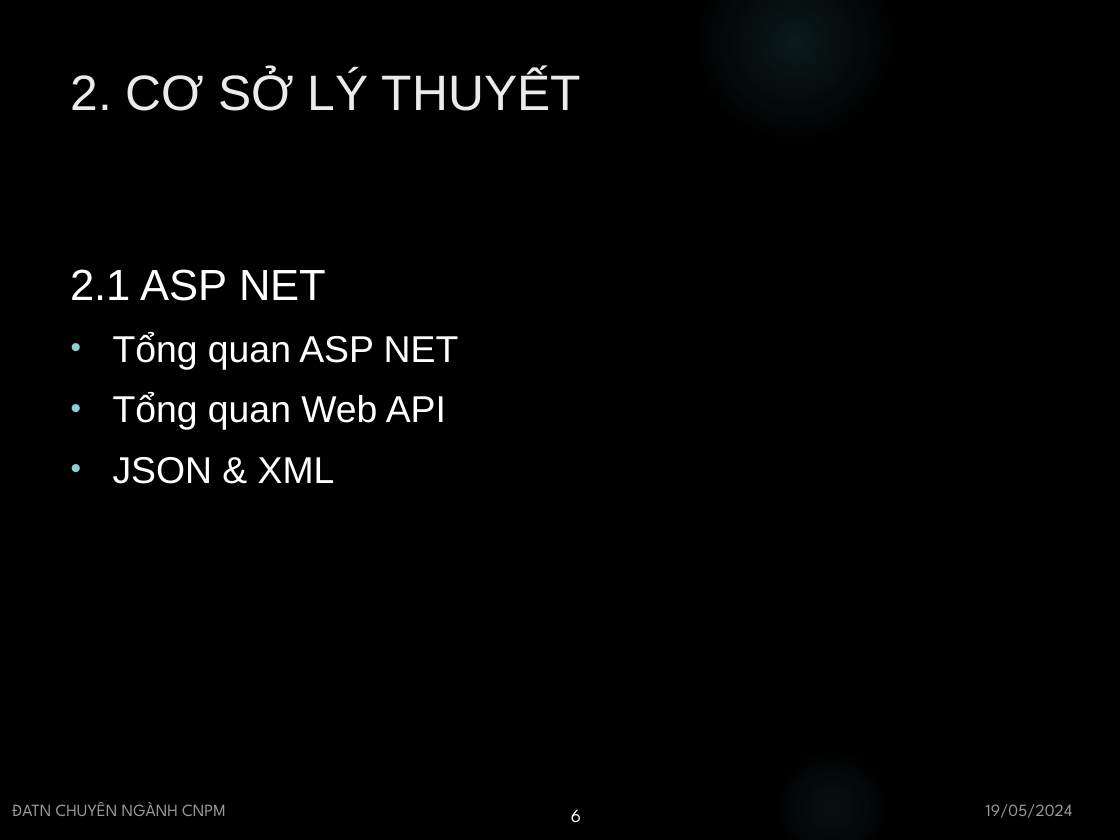
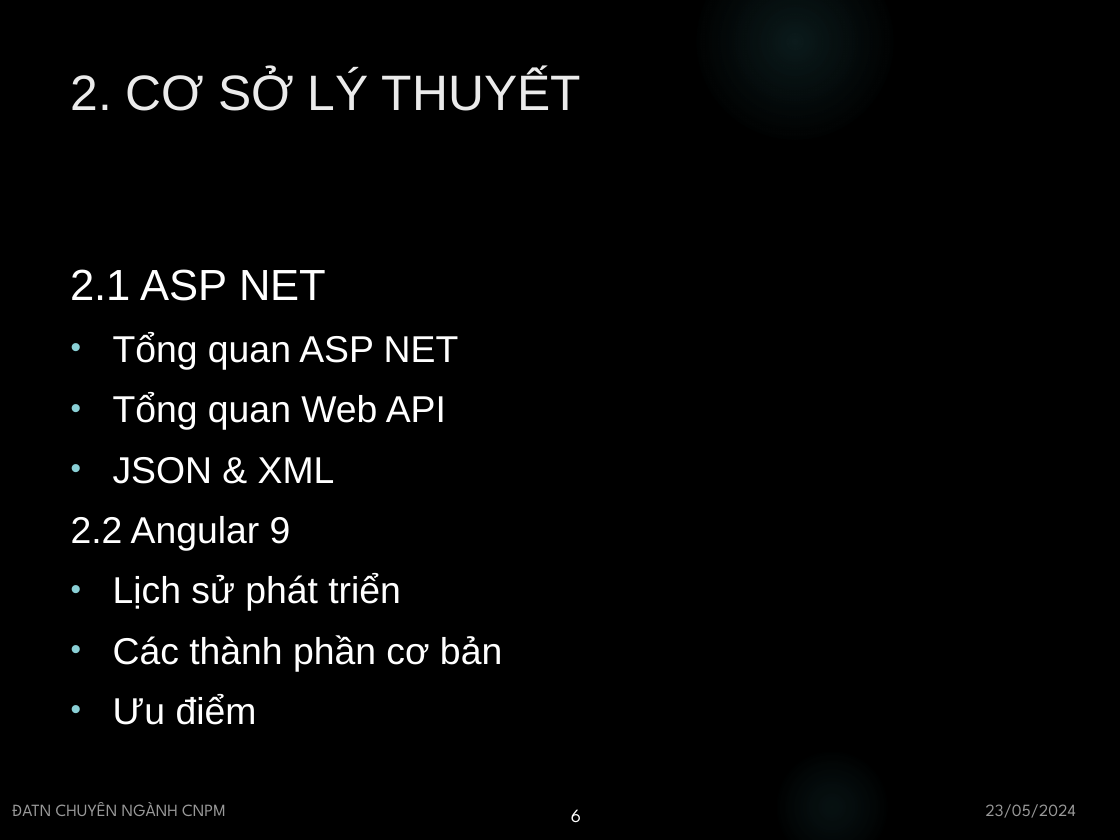
Before and after one commit to ptnhan109/motel-management, a slide deck: slide 6 of docs/1521050085 Phạm Trọng Nhân - Slide ĐATN.pptx. Drawn at 1120x840 pixels with LibreOffice and Linux fonts; fonts in the diff are those of the drawing; background and template pictures are left out. Boxes give left, top, right and bottom in pixels: in the first picture for what was removed or moved away, otherwise in the second. Text is boxed around its words. In the diff, an @@ line names an element or a change of style, - is before the commit and + after.

```diff
--- a/docs/1521050085 Phạm Trọng Nhân - Slide ĐATN.pptx
+++ b/docs/1521050085 Phạm Trọng Nhân - Slide ĐATN.pptx
@@ text at bbox=[71, 516, 502, 725]: paragraphs added @@
+2.2 Angular 9
+• Lịch sử phát triển
+• Các thành phần cơ bản
+• Ưu điểm
@@ text at bbox=[986, 804, 1076, 818]: text changed @@
-19/05/2024
+23/05/2024
```
Also in this commit, not shown: 9 other slides changed, 1 slide added, 1 slide removed, 48 other files.
